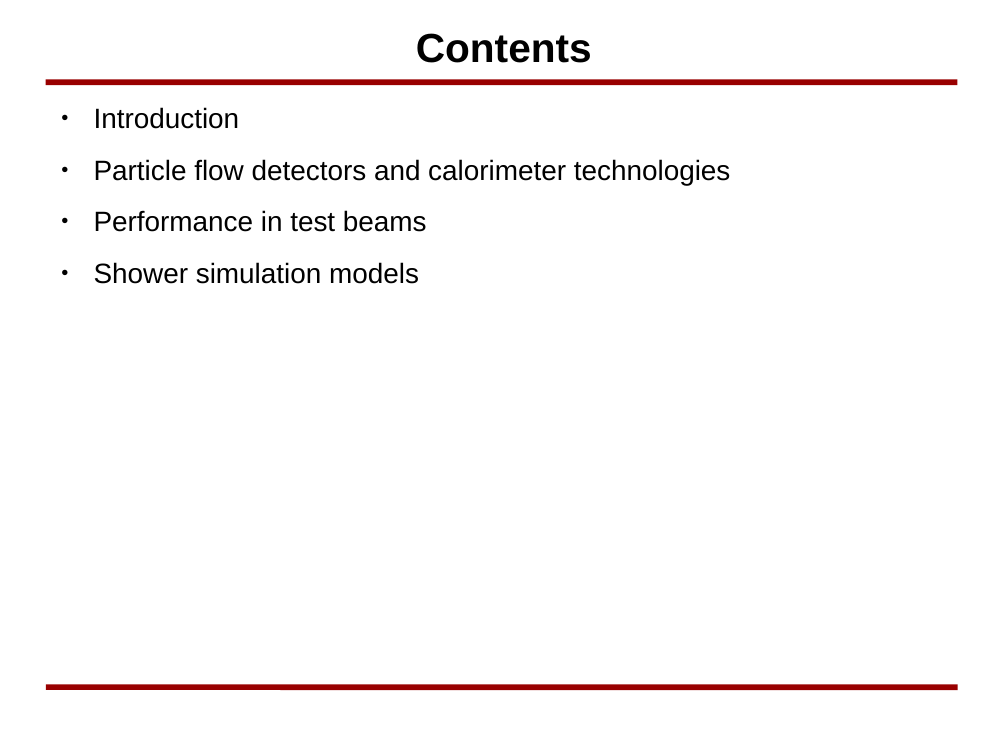
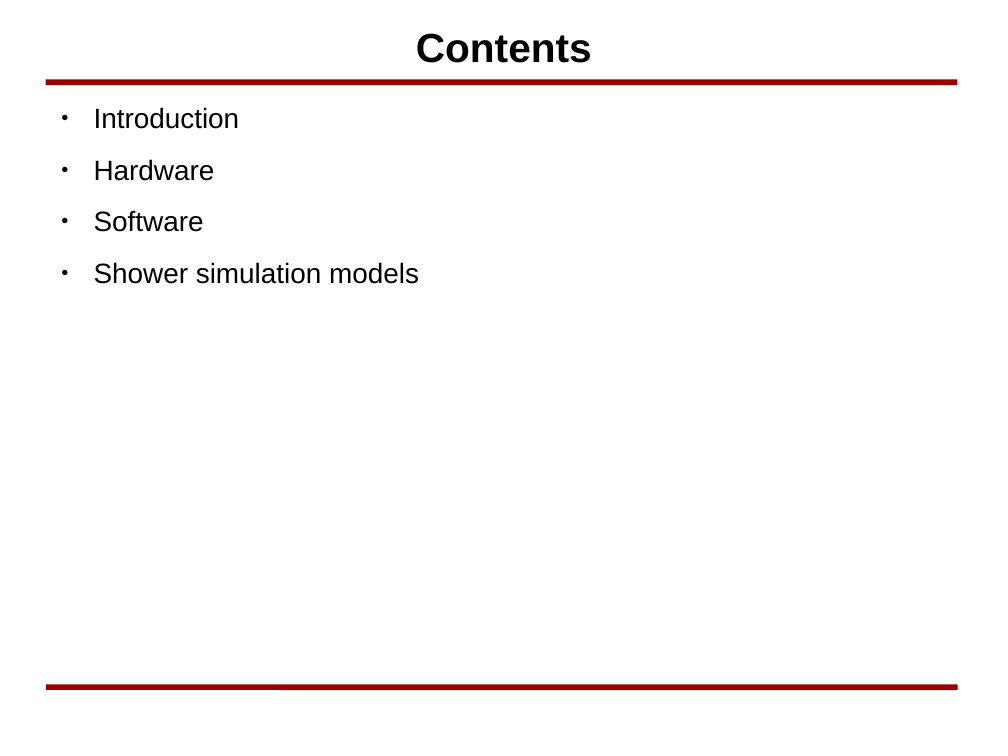
Before and after one commit to yuanzx10/Study, a slide deck: slide 2 of RadiationDetector/Notes/PFA.odp. Drawn at 1008x756 pixels with LibreOffice and Linux fonts; fonts in the diff are those of the drawing; background and template pictures are left out. Boxes give left, top, right and bottom in pixels: in the first picture for what was removed or moved away, otherwise in the second. Text is boxed around its words. In the diff, an @@ line names an element or a change of style, - is before the commit and + after.

```diff
--- a/RadiationDetector/Notes/PFA.odp
+++ b/RadiationDetector/Notes/PFA.odp
@@ text at (94, 159, 215, 232): text changed @@
-● Particle flow detectors and calorimeter technologies
-● Performance in test beams
+● Hardware
+● Software
```
Also in this commit, not shown: 3 slides added, 1 slide removed, 4 other files.
